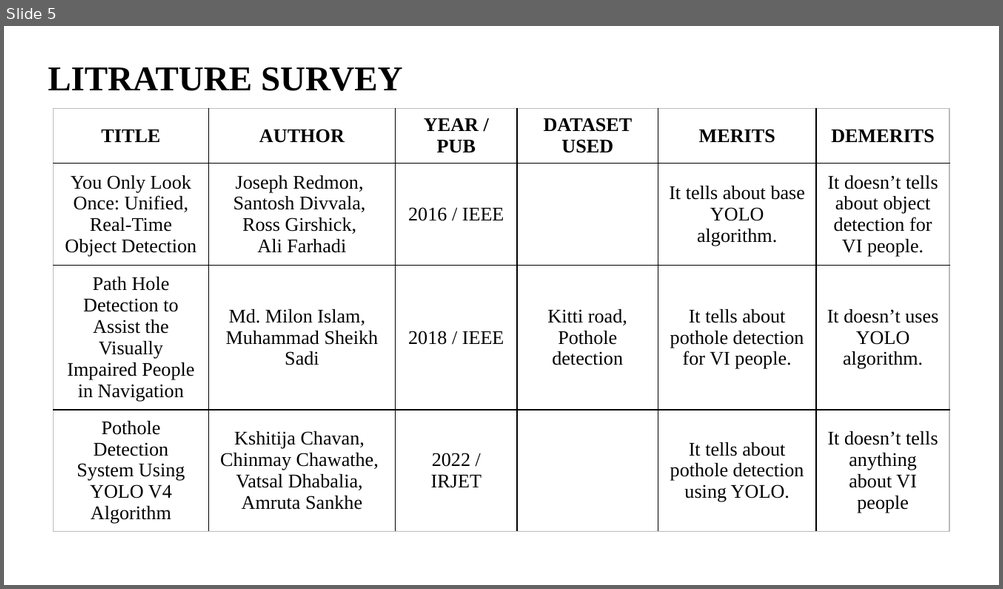
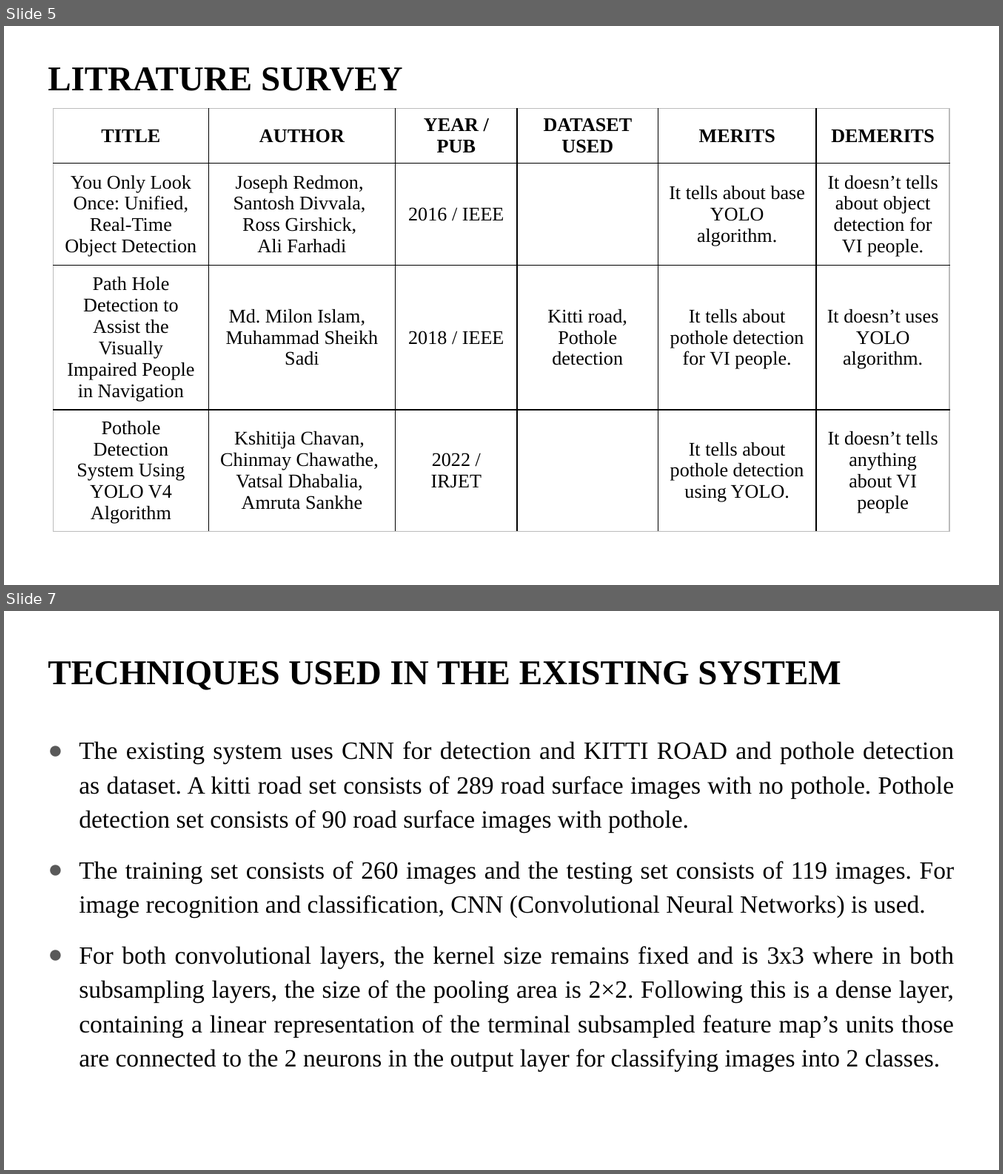
Before and after one commit to balajivijay-tech/project-blindly, a slide deck: presentation 1/POTHOLE DETECTION FOR VISUALLY IMPAIRED USING YOLO V1.pptx. Shown one above the other, each under a label of ours: slide 5 before the commit, slides 5 and 7 after it; the slides between them are not shown. The pictures are 1003x589 and 1003x1174 pixels, drawn with LibreOffice and Linux fonts; fonts in the diff are those of the drawing. Boxes give left, top, right and bottom in pixels: in the first picture for what was removed or moved away, otherwise in the second. Text is boxed around its words. In the diff, an @@ line names an element or a change of style, - is before the commit and + after.

```diff
--- a/presentation 1/POTHOLE DETECTION FOR VISUALLY IMPAIRED USING YOLO V1.pptx
+++ b/presentation 1/POTHOLE DETECTION FOR VISUALLY IMPAIRED USING YOLO V1.pptx
@@ slide 7 added at box(4, 611, 999, 1170), background #FFFFFF @@
@@ title added at box(48, 661, 840, 690), 25.2 pt, text #000000, bold @@
+TECHNIQUES USED IN THE EXISTING SYSTEM
@@ text added at box(79, 741, 954, 1072), 18 pt, text #000000 @@
+● The existing system uses CNN for detection and KITTI ROAD and pothole detection as dataset. A kitti road set consists of 289 road surface images with no pothole. Pothole detection set consists of 90 road surface images with pothole.
+● The training set consists of 260 images and the testing set consists of 119 images. For image recognition and classification, CNN (Convolutional Neural Networks) is used.
+● For both convolutional layers, the kernel size remains fixed and is 3x3 where in both subsampling layers, the size of the pooling area is 2×2. Following this is a dense layer, containing a linear representation of the terminal subsampled feature map’s units those are connected to the 2 neurons in the output layer for classifying images into 2 classes.
```
Also in this commit, not shown: 4 slides changed, 1 other slide added.
